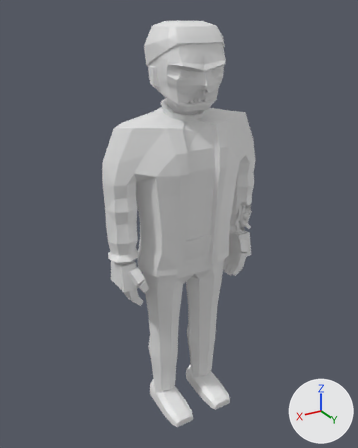
A saved change to the glTF model assets/models/zombie_doctor_m_b6.glb.
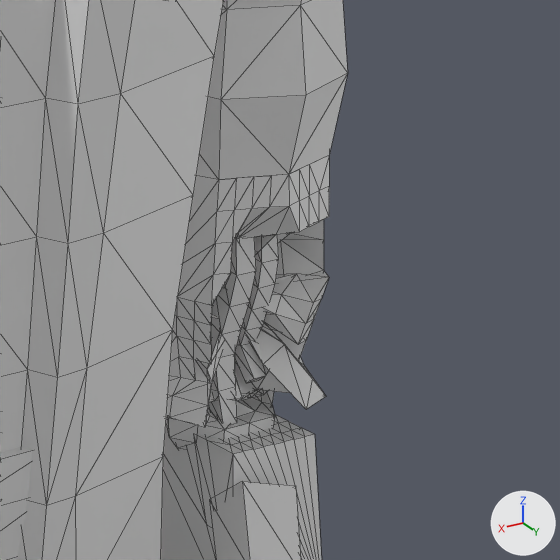
Old and new are each drawn whole from a 50 mm lens placed at (1.161, 1.889, 1.975), pointed at (0.021, -0.012, 1.025) and again close up on the part from 58% to 79% of the width and 39% to 56% of the height. Every picture has the same lights, and +X, +Y and +Z are marked at lower right. The last two pictures show the newer version. The close-ups show mesh edges as thin lines. Vertices at exactly the same position are counted once.

Names of what the first close-up shows: 'zombie_doctor_m_b6'.
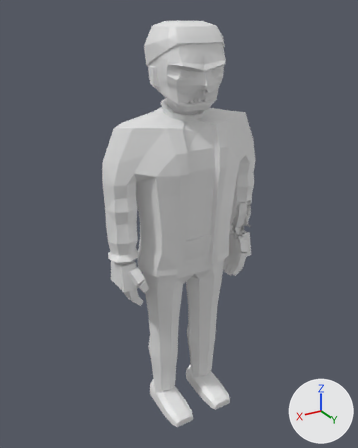
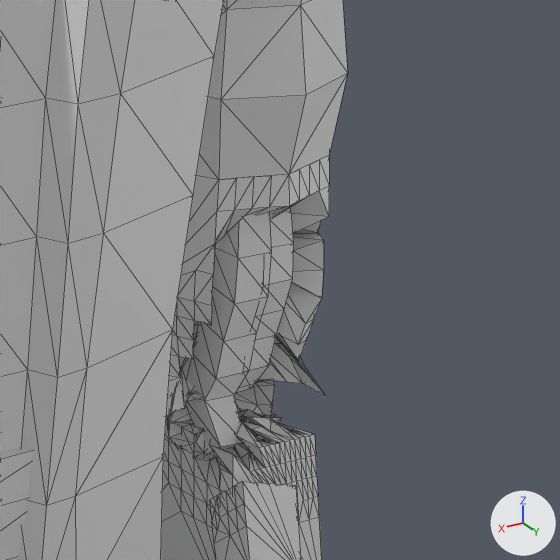
Location of each change, (x1, y1, x2, y2) in pixels of the close-ups (560 x 560 px):
part 1 of me_zombie_doctor_m_b6, reshaped
    before: (169, 191, 329, 560)
    after: (161, 156, 329, 560)

The change, as a diff of the scene's bpy script:
```diff
--- a/assets/models/zombie_doctor_m_b6.glb.py
+++ b/assets/models/zombie_doctor_m_b6.glb.py
@@ me_zombie_doctor_m_b6 @@
 # used by ob_zombie_doctor_m_b6; location = (0.0, 0.0, 0.0)
-me_zombie_doctor_m_b6.from_pydata(...)  # 1722 vertices, 3294 faces; spans x -0.41..0.41, y -0.16..0.22, z 0.0..1.94
+me_zombie_doctor_m_b6.from_pydata(...)  # 1925 vertices, 3700 faces; spans x -0.41..0.41, y -0.16..0.22, z 0.0..1.94
+# me_zombie_doctor_m_b6 part 1: 25 vertices moved from x -0.39..-0.3, y -0.03..0.06, z 0.91..1.08 to x -0.39..-0.3, y -0.05..0.04, z 0.91..1.07; 174 vertices removed from x -0.39..-0.27, y -0.03..0.06, z 0.91..1.09; 377 vertices added at x -0.4..-0.26, y -0.06..0.09, z 0.85..1.12
```
